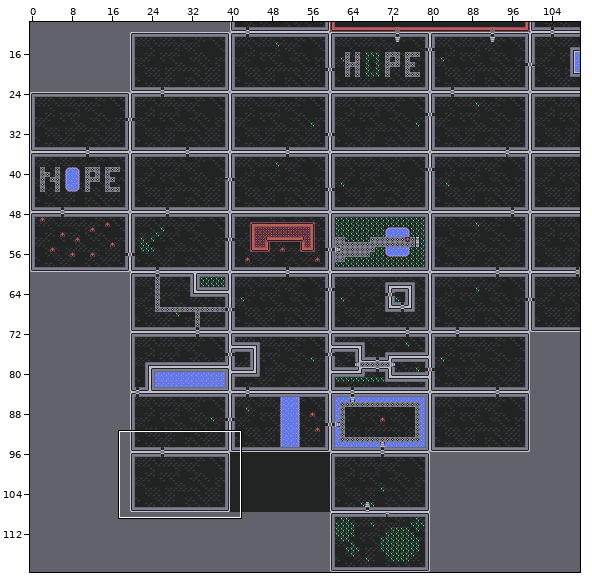
Tiled map (JSON) -- assets/tilemaps/map.json. The first picture is a wide view before the edit; the outline marks the close-up.
Close-up. Earlier state:
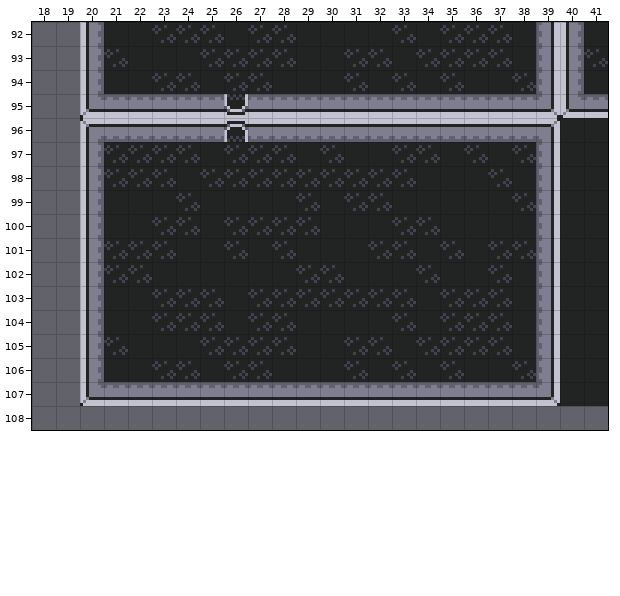
Cells are 8x8 px. Shown: x 18..41, y 92..108. The commit also changed other parts of the map, which this record leaves out.
Once edited:
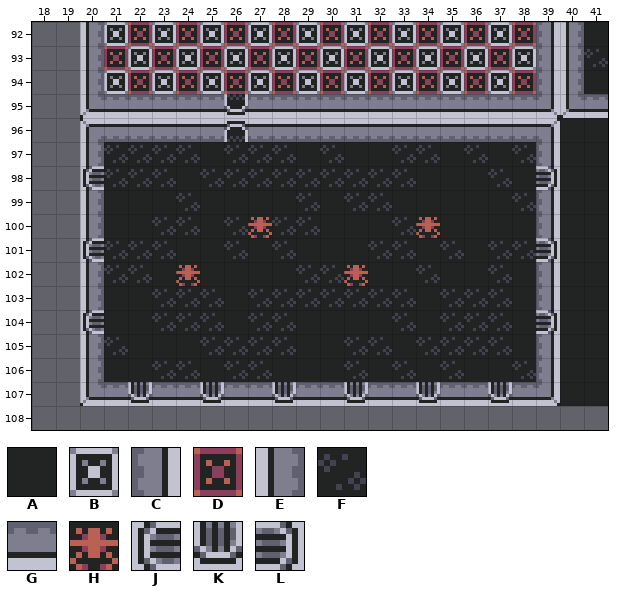
Key: from "tileset": A 9, B 10, C 11, D 14, E 16, F 17, G 26, H 32, J 56, K 64, L 65.
_ is an empty cell.
Objects are placed by their top-left corner, in cells (3,4 is the top-left corner of cell 3,4); size is 1x1 cell unless given.
From old to new:
Layer "map":
y 92: x 21..38 AAFFFAFFAAAAFAFFFA -> BDBDBDBDBDBDBDBDBD
y 93: x 21..38 FAAAFFFFAAFFAFFFFA -> DBDBDBDBDBDBDBDBDB
y 94: x 21..38 AAFFAFFAAAFAFAFAAF -> BDBDBDBDBDBDBDBDBD
y 98: x 20 E -> J; x 39 C -> L
y 101: x 20 E -> J; x 39 C -> L
y 104: x 20 E -> J; x 39 C -> L
y 107: x 22 G -> K; x 25 G -> K; x 28 G -> K; x 31 G -> K; x 34 G -> K; x 37 G -> K
Layer "objects":
added: H "spider" at 27,100
added: H "spider" at 34,100
added: H "spider" at 24,102
added: H "spider" at 31,102
